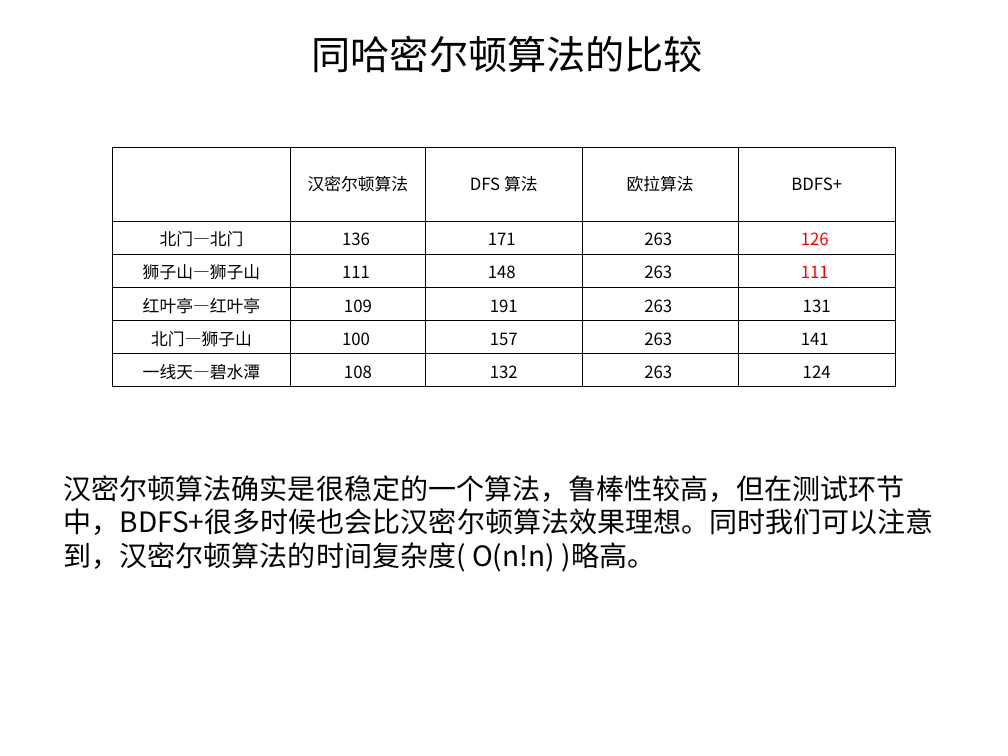
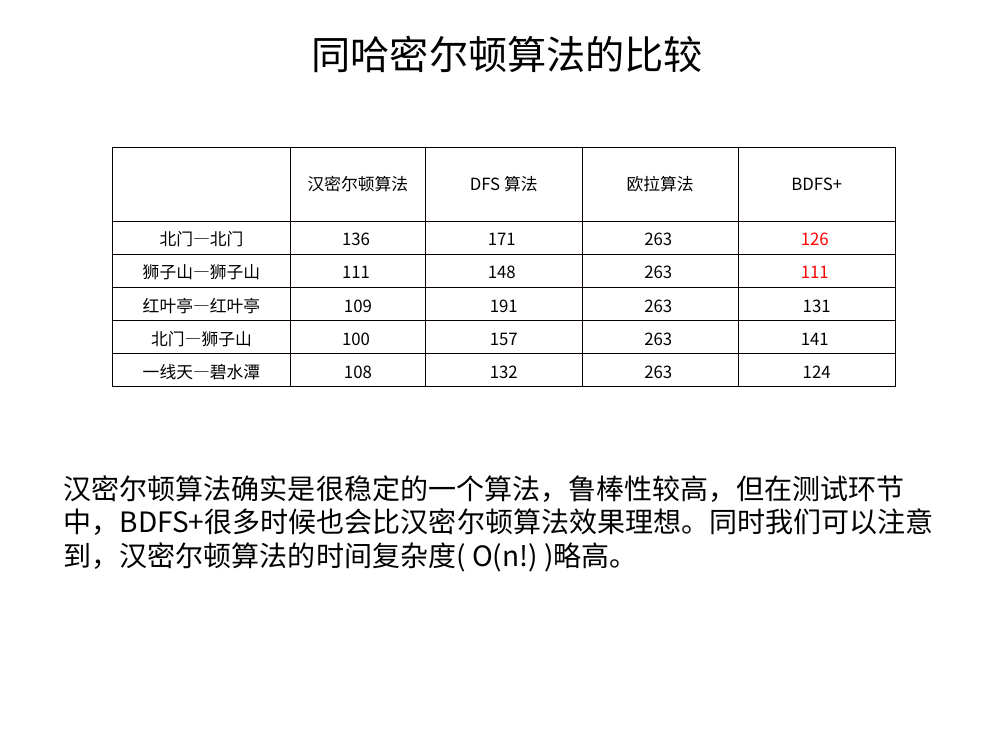
Before and after one commit to LSKReno/TourSystem, a slide deck: slide 4 of 答辩演示.ppt. Drawn at 1008x756 pixels with LibreOffice and Linux fonts; fonts in the diff are those of the drawing; background and template pictures are left out. Boxes give left, top, right and bottom in pixels: in the first picture for what was removed or moved away, otherwise in the second. Text is boxed around its words. In the diff, an @@ line names an element or a change of style, - is before the commit and + after.

```diff
--- a/答辩演示.ppt
+++ b/答辩演示.ppt
@@ text at [64, 475, 934, 572]: text changed @@
-汉密尔顿算法确实是很稳定的一个算法，鲁棒性较高，但在测试环节中，BDFS+很多时候也会比汉密尔顿算法效果理想。同时我们可以注意到，汉密尔顿算法的时间复杂度( O(n!n) )略高。
+汉密尔顿算法确实是很稳定的一个算法，鲁棒性较高，但在测试环节中，BDFS+很多时候也会比汉密尔顿算法效果理想。同时我们可以注意到，汉密尔顿算法的时间复杂度( O(n!) )略高。
```
Also in this commit, not shown: 5 other files.
